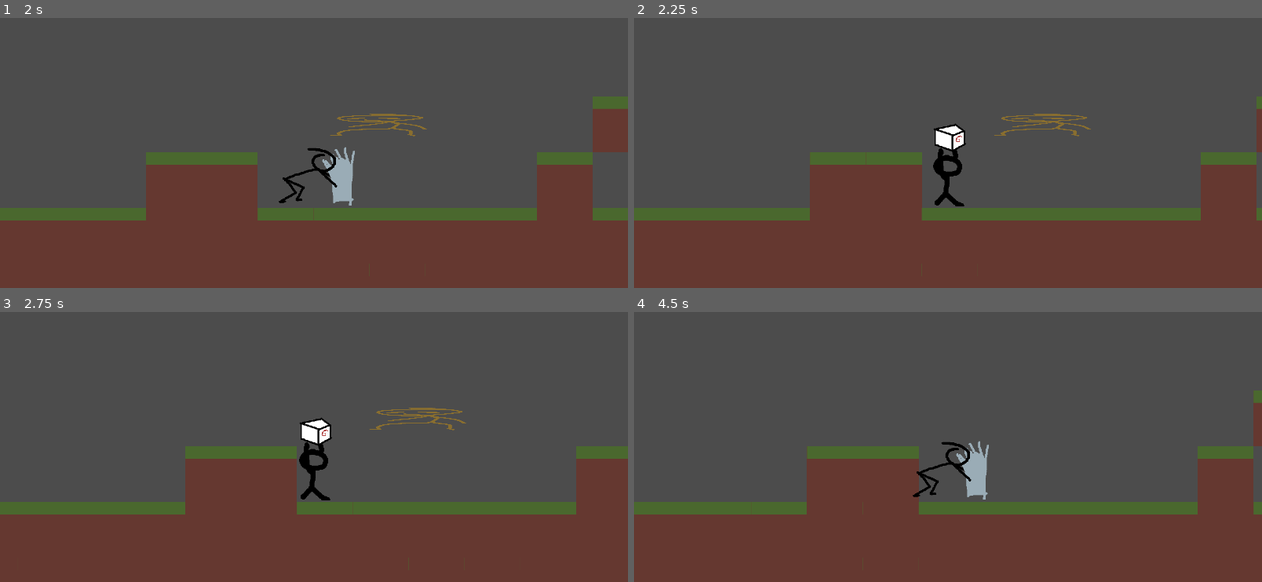
Above: before the commit, frames 1-4 (two rows, left to right).
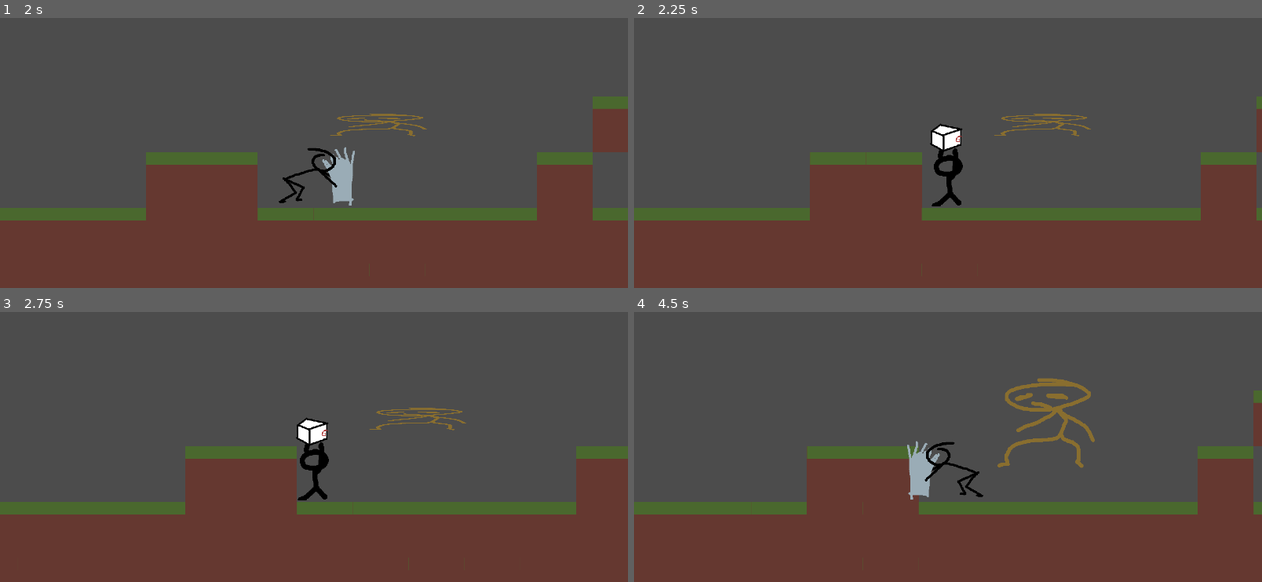
Above: after the commit, the same moments.

Repository: o-bedford/Monkey-Game
Game: Godot game, scene res://scene/level/Test_Movement.tscn
Two runs of this game, one before a commit and one after it. Both use one fixed random seed, a clock stepped at 60 frames per second and the inputs below. The project has no main scene, so this scene is started directly.
Inputs:
- Up to frame 1 (2 s): hold X (steal_attack) 0.53-1.28 s; hold Right (ui_right) from 0.53 s (still down); tap Up (ui_up) at 0.77, 1.52 s; tap X (steal_attack) at 1.35 s
- Up to frame 2 (2.25 s): release Right (ui_right) at 2.03 s; hold Left (ui_left) from 2.03 s (still down); hold X (steal_attack) from 2.03 s (still down)
- Up to frame 3 (2.75 s): keep holding Left (ui_left); keep holding X (steal_attack)
- Up to frame 4 (4.5 s): tap Enter at 2.75 s; release Left (ui_left) at 2.78 s; release X (steal_attack) at 2.78 s; hold Right (ui_right) 2.78-4.28 s; tap X (steal_attack) at 2.85, 4.35 s; tap Up (ui_up) at 3.02, 3.77 s; hold X (steal_attack) 3.53-4.28 s; hold Left (ui_left) from 4.28 s (still down)

Frame 1 is identical in both runs. In frame 2, 0.5% of the frame differs, in the area x 47-53%, y 38-70%; in frame 3, 0.5%; in frame 4, 2.7%, in the area x 43-74%, y 24-70%.

Commit message:
Player flipping n stuff

Diff:
--- a/scene/entity/Player.gd
+++ b/scene/entity/Player.gd
@@ -11,6 +11,10 @@
 var canJumpButMightNotBeTouchingGround = true
 var jumpJustPressed = false
 var hitCanBePressed = true
+
+var active_power
+
+var enemies_has_hit = []
 
 var dice_powers = []
 var Dice1
@@ -43,9 +47,13 @@
 			velocity.y = JUMP_SPEED
 
 	if Input.is_action_pressed("ui_left"):
+		$Hitbox.scale.x = -1
+		$"Player Sprite".flip_h = true
 		velocity.x -= WALK_SPEED
 
 	if Input.is_action_pressed("ui_right"):
+		$Hitbox.scale.x = 1
+		$"Player Sprite".flip_h = false
 		velocity.x += WALK_SPEED
 
 	velocity = move_and_slide(velocity, Vector2.UP)
@@ -88,17 +96,17 @@
 func _on_Area2D_body_entered(body):
 	if body.has_method("get_power"):
 		print(body.get_power())
-		dice_powers.append(body.get_power())
+		if !enemies_has_hit.has(body):
+			dice_powers.append(body.get_power())
 		body.squash()
+		enemies_has_hit.append(body)
 
 func setDiceSprites():
-
 	if dice_powers.size() > 0 && dice_powers[0] != null:
 		if !Dice1 is Sprite:
 			Dice1 = Sprite.new()
 		Dice1.texture = load("res://assets/img/entity/player/" + str(dice_powers[0]) + "DiceSide1.png")
 		add_child(Dice1)
-
 	if dice_powers.size() > 1 && dice_powers[1] != null:
 		if !Dice2 is Sprite:
 			Dice2 = Sprite.new()
@@ -109,3 +117,11 @@
 			Dice3 = Sprite.new()
 		Dice3.texture = load("res://assets/img/entity/player/" + str(dice_powers[2]) + "DiceSide3.png")
 		add_child(Dice3)
+
+func pick_power():
+	# If array is not null, set active power to a random value
+	if dice_powers.size() > 0:
+		active_power = dice_powers[randi() % dice_powers.size()]
+
+func get_powers():
+	return dice_powers
--- a/scene/entity/Player.tscn
+++ b/scene/entity/Player.tscn
@@ -25,8 +25,6 @@
 position = Vector2( 0, 42 )
 shape = SubResource( 1 )
 
-[node name="Dice Power" type="Sprite" parent="."]
-
 [node name="Hitbox" type="Area2D" parent="."]
 
 [node name="Hit Shape" type="CollisionShape2D" parent="Hitbox"]
--- /dev/null
+++ b/scene/level/Test_Movement.gd
@@ -0,0 +1,17 @@
+extends Node
+
+const FADE_CONST = 1
+var fade_val = 0
+var fade = false;
+
+func _ready():
+	$"Roll Fade".color = Color(0, 0, 0, 0)
+
+func _process(delta):
+	if Input.is_action_just_pressed("steal_attack"):
+		fade = true
+	if fade_val < 0.5 && fade:
+		fade_val += FADE_CONST * delta
+		$"Roll Fade".color = Color(0, 0, 0, fade_val)
+	else:
+		fade = false
--- a/scene/level/Test_Movement.tscn
+++ b/scene/level/Test_Movement.tscn
@@ -1,8 +1,9 @@
-[gd_scene load_steps=9 format=2]
+[gd_scene load_steps=10 format=2]
 
 [ext_resource path="res://assets/img/world/groundTEMP.png" type="Texture" id=1]
 [ext_resource path="res://scene/entity/Player.tscn" type="PackedScene" id=2]
 [ext_resource path="res://scene/entity/Enemy.tscn" type="PackedScene" id=3]
+[ext_resource path="res://scene/level/Test_Movement.gd" type="Script" id=4]
 
 [sub_resource type="OccluderPolygon2D" id=1]
 polygon = PoolVector2Array( 128, 128, 0, 128, 0, 0, 128, 0 )
@@ -63,6 +64,7 @@
 1/z_index = 0
 
 [node name="Node" type="Node"]
+script = ExtResource( 4 )
 
 [node name="TileMap" type="TileMap" parent="."]
 tile_set = SubResource( 5 )
@@ -70,14 +72,25 @@
 format = 1
 tile_data = PoolIntArray( 131095, 1, 0, 131096, 1, 0, 131097, 1, 0, 131098, 1, 0, 131099, 1, 0, 131100, 1, 0, 196624, 1 …(1041 unchanged characters)…
 
-[node name="KinematicBody2D" parent="." instance=ExtResource( 2 )]
+[node name="Player" parent="." instance=ExtResource( 2 )]
 position = Vector2( 271, 747 )
 
 [node name="Enemy" parent="." instance=ExtResource( 3 )]
 position = Vector2( 1124, 703 )
+holding_power = 1
 
 [node name="Enemy2" parent="." instance=ExtResource( 3 )]
 position = Vector2( 2610, 637 )
+holding_power = 2
 
 [node name="Enemy3" parent="." instance=ExtResource( 3 )]
 position = Vector2( 1964, 695 )
+holding_power = 3
+
+[node name="Roll Fade" type="ColorRect" parent="."]
+visible = false
+anchor_right = 1.0
+anchor_bottom = 1.0
+margin_right = 40.0
+margin_bottom = 40.0
+color = Color( 0, 0, 0, 0 )
